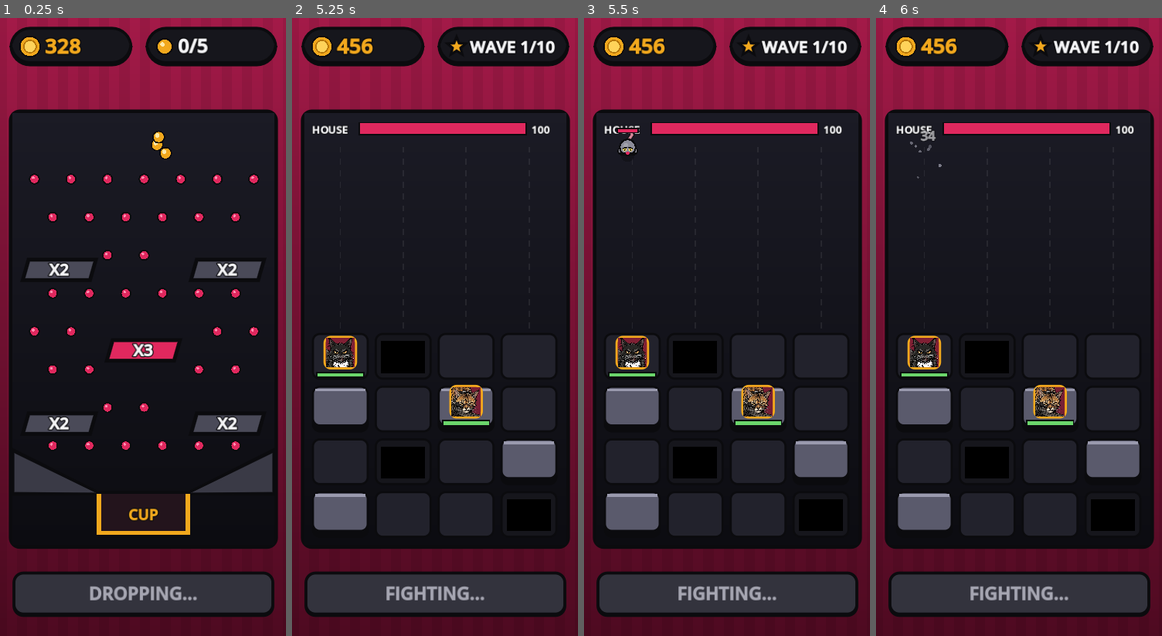
Above: before the commit, frames 1-4 (left to right).
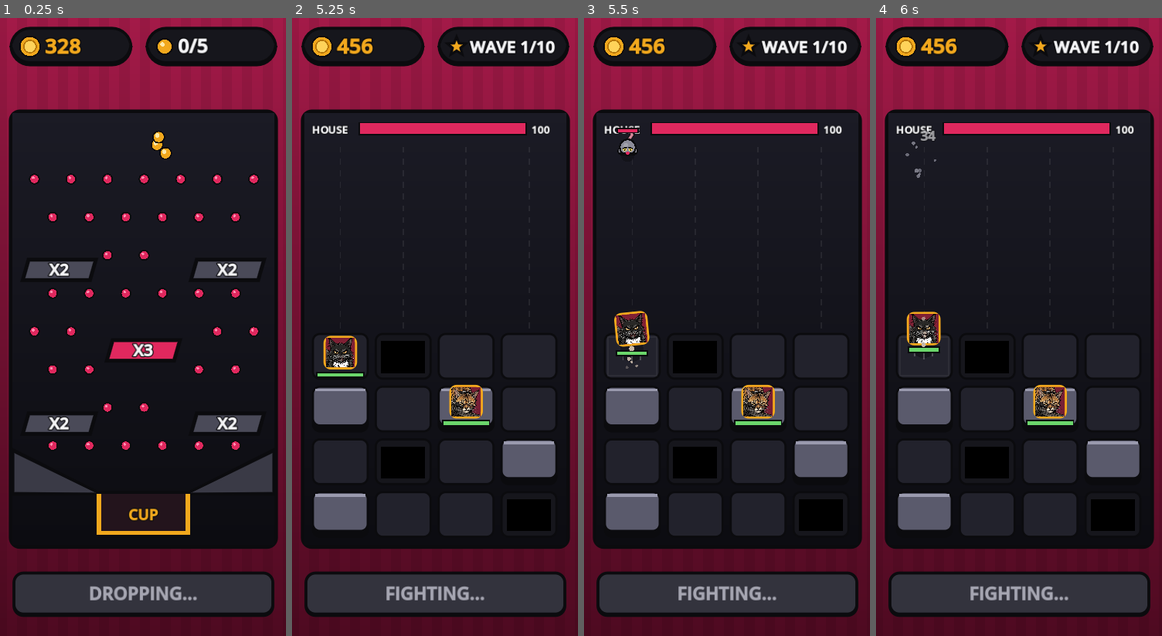
Above: after the commit, the same moments.

Repository: hdunlop310/pocket-arcade
Game: Godot game, scene res://tests/test_game.tscn
The game is run twice, just before and just after one commit, with the same random seed, the same clock (stepped at 60 frames per second) and the same inputs. This scene is started directly instead of the project's main scene.
Inputs (mouse positions are in pixels of both pictures, inside the frame that each line leads up to):
- Up to frame 1 (0.25 s): no input
- Up to frame 2 (5.25 s): tap Enter (ui_accept) at 0.5, 0.77, 3.77 s; move the mouse to (497, 296) at 0.52 s; click (497, 296) at 0.67 s; drag from (377, 357) to (517, 271) at 1.27 s; move the mouse to (463, 191) at 2.02 s; click (463, 191) at 2.17 s; drag from (420, 450) to (517, 271) at 2.77 s; move the mouse to (520, 419) at 3.52 s; click (520, 419) at 3.67 s; drag from (349, 234) to (352, 425) at 4.27 s; move the mouse to (449, 327) at 5.02 s; click (449, 327) at 5.17 s
- Up to frame 3 (5.5 s): no input
- Up to frame 4 (6 s): drag from (976, 172) to (936, 425) at 5.77 s

Frames 1-2 are identical in both runs. In frame 3, 1.0% of the frame differs, in the area x 8-26%, y 47-59%; in frame 4, 1.1%, in the area x 8-26%, y 19-59%.

Commit message:
Remove Macho's leash: melee cats roam the whole field
Melee cats now run to the most advanced mouse anywhere, in any lane, hold it in place and
fight it, then return to their tile when no mouse is left. Mice not held still queue and
chew the front cat on a tile. Balance sweep: 1 Macho ~4 waves (was 3.3), 2+2 ~8 (was 7.5).
Tests rewritten for the new rules; docs and baselines updated.

Co-Authored-By: Claude Sonnet 5.5 <noreply@anthropic.com>

Diff:
--- a/games/catdrop/battle.gd
+++ b/games/catdrop/battle.gd
@@ -22,7 +22,6 @@
 const GRID_BOTTOM := 710.0
 const SPAWN_Y := 168.0
 const STOP_GAP := 16.0
-const BLOCK_OFFSET := 48.0          # a mouse stops this far above the centre of the cat blocking its lane
 
 # Tile type per grid index (row * 4 + column).
 const TILE_TYPES := [
@@ -48,11 +47,10 @@
 	"macho": {"name": "MACHO", "role": "MELEE", "kind": "melee", "hp": 150.0, "dmg": 14.0, "interval": 0.7, "reach": 86.0, "cost": 40.0},
 	"rosette": {"name": "ROSETTE", "role": "RANGED", "kind": "ranged", "hp": 50.0, "dmg": 34.0, "interval": 1.5, "range": 300.0, "cost": 60.0},
 }
-# Melee cats leave their tile to meet mice in their own lane, then come home when it is clear.
+# Melee cats leave their tile, run to the most advanced mouse anywhere on the field, hold it and fight it.
 const CHARGE_SPEED := 150.0         # px/s, out and back
-const CHARGE_LEASH := 130.0         # furthest a melee cat will run from its tile
-const CHARGE_GAP := 52.0            # it stops this far below the mouse it is fighting
-const CHARGE_REACH := 80.0          # a mouse this far beyond the leash is still worth running to
+const CHARGE_GAP := 36.0            # it stops this far from the mouse it is fighting
+const MELEE_CONTACT := 52.0         # a melee cat hits any mouse within this distance
 const COST_GROWTH := 1.35
 const MAX_CAT_LEVEL := 5
 const LEVEL_STAT_STEP := 0.2        # each cat level adds this much to health and damage (level 1 = x1.0)
@@ -283,7 +281,7 @@
 		else:
 			var key: String = grid[i]
 			var hp: float = float(CAT_TYPES[key]["hp"]) * level_mult(key)
-			cats.append({"key": key, "hp": hp, "max": hp, "cd": 0.4, "alive": true, "y": tile_center(i).y, "atk_t": 9.0, "phase": 0.0, "dust": 0.0, "moving": false})
+			cats.append({"key": key, "hp": hp, "max": hp, "cd": 0.4, "alive": true, "x": tile_center(i).x, "y": tile_center(i).y, "target": null, "atk_t": 9.0, "phase": 0.0, "dust": 0.0, "moving": false})
 	enemies.clear()
 	tracers.clear()
 	floaters.clear()
@@ -342,27 +340,23 @@
 
 
 func _front_cat(col: int) -> int:
-	# Index of the living cat furthest up a column (so a charging cat blocks before the ones behind it), or -1.
-	var best := -1
-	var best_y := INF
+	# Index of the top-most living cat in a column that is standing on its tile, or -1.
 	for r in ROWS:
 		var i := r * COLS + col
-		if cats[i] != null and cats[i]["alive"] and float(cats[i]["y"]) < best_y:
-			best = i
-			best_y = float(cats[i]["y"])
-	return best
+		if cats[i] != null and cats[i]["alive"] and not is_charging(i):
+			return i
+	return -1
 
 
 func cat_pos(i: int) -> Vector2:
-	# Where a cat is right now: its tile, or further up its lane while charging.
-	var home := tile_center(i)
+	# Where a cat is right now: its tile, or wherever it has run to.
 	if cats.size() == COLS * ROWS and cats[i] != null:
-		return Vector2(home.x, float(cats[i]["y"]))
-	return home
+		return Vector2(float(cats[i]["x"]), float(cats[i]["y"]))
+	return tile_center(i)
 
 
 func is_charging(i: int) -> bool:
-	return active and cats.size() == COLS * ROWS and cats[i] != null and cats[i]["alive"] and tile_center(i).y - float(cats[i]["y"]) > 6.0
+	return active and cats.size() == COLS * ROWS and cats[i] != null and cats[i]["alive"] and cat_pos(i).distance_to(tile_center(i)) > 6.0
 
 
 func _cat_damage_mult(i: int) -> float:
@@ -370,42 +364,64 @@
 	return 1.0 if is_charging(i) else _tile_damage_mult(i)
 
 
-func _charge_target(i: int) -> Dictionary:
-	# The mouse furthest down this cat's lane that is worth running out to, or {}.
-	var home := tile_center(i)
+func _pick_charge_target(i: int) -> Dictionary:
+	# Keep fighting the current mouse; otherwise go for the most advanced one anywhere (closest to the house).
+	var cur = cats[i]["target"]
+	if cur is Dictionary and not cur["dead"]:
+		return cur
 	var best: Dictionary = {}
 	var best_y := -1.0
 	for e in enemies:
-		if e["dead"] or absf(float(e["x"]) - home.x) >= 48.0:
-			continue
-		var ey := float(e["y"])
-		if ey > home.y + 10.0 or ey < home.y - CHARGE_LEASH - CHARGE_REACH:
-			continue
-		if ey > best_y:
+		if not e["dead"] and float(e["y"]) > best_y:
 			best = e
-			best_y = ey
+			best_y = float(e["y"])
+	cats[i]["target"] = best if not best.is_empty() else null
 	return best
+
+
+func _move_melee(i: int, dt: float) -> void:
+	var cat: Dictionary = cats[i]
+	var pos := cat_pos(i)
+	var goal := tile_center(i)
+	var target := _pick_charge_target(i)
+	if not target.is_empty():
+		var tp := Vector2(float(target["x"]), float(target["y"]))
+		var gap := pos.distance_to(tp)
+		goal = pos if gap <= CHARGE_GAP else tp + (pos - tp).normalized() * CHARGE_GAP
+		if gap <= MELEE_CONTACT and int(target["held_by"]) < 0:
+			target["held_by"] = i
+	var np := pos.move_toward(goal, CHARGE_SPEED * dt)
+	np.x = clampf(np.x, FIELD.position.x + 22.0, FIELD.end.x - 22.0)
+	np.y = clampf(np.y, SPAWN_Y, GRID_BOTTOM)
+	cat["x"] = np.x
+	cat["y"] = np.y
+	var moving: bool = np.distance_to(pos) > 0.01
+	cat["moving"] = moving
+	if moving:
+		cat["phase"] = float(cat["phase"]) + dt * 22.0
+		cat["dust"] = float(cat["dust"]) - dt
+		if float(cat["dust"]) <= 0.0:
+			cat["dust"] = 0.09
+			fx.burst(np + Vector2(0.0, 22.0), Color(0.78, 0.72, 0.66), 2, 45.0, 0.35, 3.0, -30.0)
 
 
 func _find_target(i: int) -> Dictionary:
 	var cat: Dictionary = cats[i]
 	var center := cat_pos(i)
 	var best: Dictionary = {}
-	var best_y := -1.0
 	var kind: String = CAT_TYPES[cat["key"]]["kind"]
 	var reach := cat_range(i)
+	var best_d := INF
 	for e in enemies:
 		if e["dead"]:
 			continue
-		var ok := false
+		var d := Vector2(float(e["x"]), float(e["y"])).distance_to(center)
 		if kind == "melee":
-			var dy: float = center.y - float(e["y"])
-			ok = absf(float(e["x"]) - center.x) < 48.0 and dy >= -20.0 and dy <= reach
-		else:
-			ok = Vector2(float(e["x"]), float(e["y"])).distance_to(center) <= reach
-		if ok and float(e["y"]) > best_y:
+			if d <= MELEE_CONTACT and d < best_d:
+				best = e
+				best_d = d
+		elif d <= reach and float(e["y"]) > float(best.get("y", -1.0)):
 			best = e
-			best_y = float(e["y"])
 	return best
 
 
@@ -419,7 +435,14 @@
 		_spawn(spawn_queue.pop_front())
 		spawn_timer = SPAWN_INTERVAL
 
-	# Movement, blocking and attacks on cats
+	# Melee cats run to the most advanced mouse anywhere and hold it
+	for e in enemies:
+		e["held_by"] = -1
+	for i in COLS * ROWS:
+		if cats[i] != null and cats[i]["alive"] and CAT_TYPES[cats[i]["key"]]["kind"] == "melee":
+			_move_melee(i, dt)
+
+	# Mice walk down their lane, queue behind each other, and chew whatever blocks them
 	var by_col := {}
 	for e in enemies:
 		if not by_col.has(e["col"]):
@@ -431,43 +454,30 @@
 		var front := _front_cat(int(col))
 		var limit := GRID_BOTTOM + 6.0
 		if front >= 0:
-			limit = float(cats[front]["y"]) - BLOCK_OFFSET
+			limit = tile_rect(front).position.y - STOP_GAP
 		for idx in list.size():
 			var e: Dictionary = list[idx]
+			var held: int = int(e["held_by"])
 			var lim := limit if idx == 0 else float(list[idx - 1]["y"]) - 20.0
+			if held >= 0:
+				lim = minf(lim, float(e["y"]))   # a mouse a cat has hold of stops where it is
 			e["y"] = minf(float(e["y"]) + float(e["speed"]) * dt, lim)
-			if idx == 0 and float(e["y"]) >= limit - 0.5:
-				if front >= 0:
-					cats[front]["hp"] = float(cats[front]["hp"]) - float(e["dps"]) * dt * _cat_damage_mult(front)
-					if float(cats[front]["hp"]) <= 0.0:
-						cats[front]["alive"] = false
-						fx.burst(cat_pos(front), COL_AMBER, 12, 150.0, 0.6, 3.5, 250.0)
-						shake.emit(2.0)
-				else:
-					house_hp -= float(e["house"])
-					fx.burst(Vector2(float(e["x"]), GRID_BOTTOM + 8.0), COL_PEG, 10, 160.0, 0.5, 3.5, 200.0)
-					shake.emit(4.0 if e["kind"] == "boss" else 2.5)
-					e["dead"] = true
-
-	# Melee cats run out to meet mice in their lane and come home when it is clear
-	for i in COLS * ROWS:
-		if cats[i] == null or not cats[i]["alive"] or CAT_TYPES[cats[i]["key"]]["kind"] != "melee":
-			continue
-		var home_y := tile_center(i).y
-		var want := home_y
-		var target := _charge_target(i)
-		if not target.is_empty():
-			want = clampf(float(target["y"]) + CHARGE_GAP, home_y - CHARGE_LEASH, home_y)
-		var before := float(cats[i]["y"])
-		cats[i]["y"] = move_toward(before, want, CHARGE_SPEED * dt)
-		var moving: bool = absf(float(cats[i]["y"]) - before) > 0.01
-		cats[i]["moving"] = moving
-		if moving:
-			cats[i]["phase"] = float(cats[i]["phase"]) + dt * 22.0
-			cats[i]["dust"] = float(cats[i]["dust"]) - dt
-			if float(cats[i]["dust"]) <= 0.0:
-				cats[i]["dust"] = 0.09
-				fx.burst(Vector2(tile_center(i).x, float(cats[i]["y"]) + 22.0), Color(0.78, 0.72, 0.66), 2, 45.0, 0.35, 3.0, -30.0)
+			var victim := -1
+			if held >= 0 and cats[held]["alive"]:
+				victim = held
+			elif idx == 0 and float(e["y"]) >= limit - 0.5 and front >= 0:
+				victim = front
+			if victim >= 0:
+				cats[victim]["hp"] = float(cats[victim]["hp"]) - float(e["dps"]) * dt * _cat_damage_mult(victim)
+				if float(cats[victim]["hp"]) <= 0.0:
+					cats[victim]["alive"] = false
+					fx.burst(cat_pos(victim), COL_AMBER, 12, 150.0, 0.6, 3.5, 250.0)
+					shake.emit(2.0)
+			elif held < 0 and idx == 0 and float(e["y"]) >= limit - 0.5 and front < 0:
+				house_hp -= float(e["house"])
+				fx.burst(Vector2(float(e["x"]), GRID_BOTTOM + 8.0), COL_PEG, 10, 160.0, 0.5, 3.5, 200.0)
+				shake.emit(4.0 if e["kind"] == "boss" else 2.5)
+				e["dead"] = true
 
 	# Cats attack
 	for i in COLS * ROWS:
--- a/tests/test_game.gd
+++ b/tests/test_game.gd
@@ -199,45 +199,47 @@
 	check("boss appears on wave 10", saw_boss)
 	check("10 well-placed cats beat the boss, run completes", b2.wave == 1 and m2.coins >= before + 15 * 10 + 200)
 
-	# Melee charge: Macho runs out of his tile up his lane, within the leash, and comes home
+	# Melee charge: Macho runs to the most advanced mouse anywhere (any lane, no leash), holds it, and comes home
 	var bt = load("res://games/catdrop/battle.gd").new()
 	add_child(bt)
 	bt.owned = {"macho": 1, "rosette": 0}
 	for i in 16:
 		bt.grid[i] = ""
 	bt.grid[8] = "macho"
-	bt.wave = 3
+	bt.wave = 1
 	bt.start_wave()
-	var home_y: float = bt.tile_center(8).y
-	var min_y := 99999.0
-	var saw_charge := false
-	var blocked_ok := true
+	var home: Vector2 = bt.tile_center(8)
+	var max_dist := 0.0
+	var max_side := 0.0
+	var held_seen := false
+	var held_still := true
+	var prev_y := {}
 	var csteps := 0
 	while bt.active and csteps < 20000:
 		bt.step(1.0 / 12.0)
 		csteps += 1
-		if bt.cats[8] == null:
-			continue
-		var cy: float = bt.cats[8]["y"]
-		min_y = minf(min_y, cy)
-		if bt.is_charging(8):
-			saw_charge = true
+		var cp: Vector2 = bt.cat_pos(8)
+		max_dist = maxf(max_dist, cp.distance_to(home))
+		max_side = maxf(max_side, absf(cp.x - home.x))
 		for e in bt.enemies:
-			if absf(float(e["x"]) - bt.tile_center(8).x) < 48.0 and bt.cats[8]["alive"]:
-				# no mouse in this lane may get past the cat that is blocking it
-				if float(e["y"]) > cy - bt.BLOCK_OFFSET + 1.0 and float(e["y"]) < cy + 20.0 and float(e["y"]) > cy - 5.0:
-					blocked_ok = false
-	check("Macho leaves his tile to meet mice", saw_charge and min_y < home_y - 20.0)
-	check("Macho stays inside the leash", min_y >= home_y - bt.CHARGE_LEASH - 0.01)
-	check("a mouse never gets past the charging cat", blocked_ok)
-	bt.cats[8] = {"key": "macho", "hp": 100.0, "max": 100.0, "cd": 5.0, "alive": true, "y": home_y - 100.0, "atk_t": 9.0, "phase": 0.0, "dust": 0.0, "moving": false}
+			if int(e["held_by"]) >= 0:
+				held_seen = true
+				if prev_y.has(e["x"]) and float(e["y"]) > float(prev_y[e["x"]]) + 0.01:
+					held_still = false
+			prev_y[e["x"]] = float(e["y"])
+	check("Macho leaves his tile to meet mice", max_dist > 60.0)
+	check("there is no leash: he runs well past the old 130px limit", max_dist > 160.0)
+	check("he goes to mice in other lanes, not just his own", max_side > 60.0)
+	check("a mouse he has hold of stops advancing", held_seen and held_still)
+	check("Macho alone clears wave 1 by fighting mice up the field", bt.house_hp > 0.0 and bt.wave == 2)
+	bt.cats[8] = {"key": "macho", "hp": 100.0, "max": 100.0, "cd": 5.0, "alive": true, "x": home.x + 50.0, "y": home.y - 150.0, "target": null, "atk_t": 9.0, "phase": 0.0, "dust": 0.0, "moving": false}
 	bt.enemies = []
 	bt.spawn_queue = ["mouse"]
 	bt.spawn_timer = 1000.0
 	bt.active = true
-	for k in 12:
+	for k in 60:
 		bt.step(1.0 / 12.0)
-	check("with the lane clear he runs back to his tile", absf(float(bt.cats[8]["y"]) - home_y) < 0.01 and not bt.is_charging(8))
+	check("with the field clear he runs back to his tile", bt.cat_pos(8).distance_to(home) < 0.5 and not bt.is_charging(8))
 	bt.active = false
 	check("the tile bonuses only apply on the tile", bt._cat_damage_mult(8) == bt._tile_damage_mult(8))
 	bt.queue_free()
Not shown, changed: CLAUDE.md
Not shown, changed: README.md
